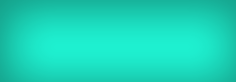
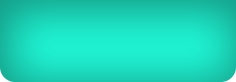
Comparing the layer stacks of the two w=236, h=82 images. Changes:
painted on "login button" over [0, 67, 236, 82]
